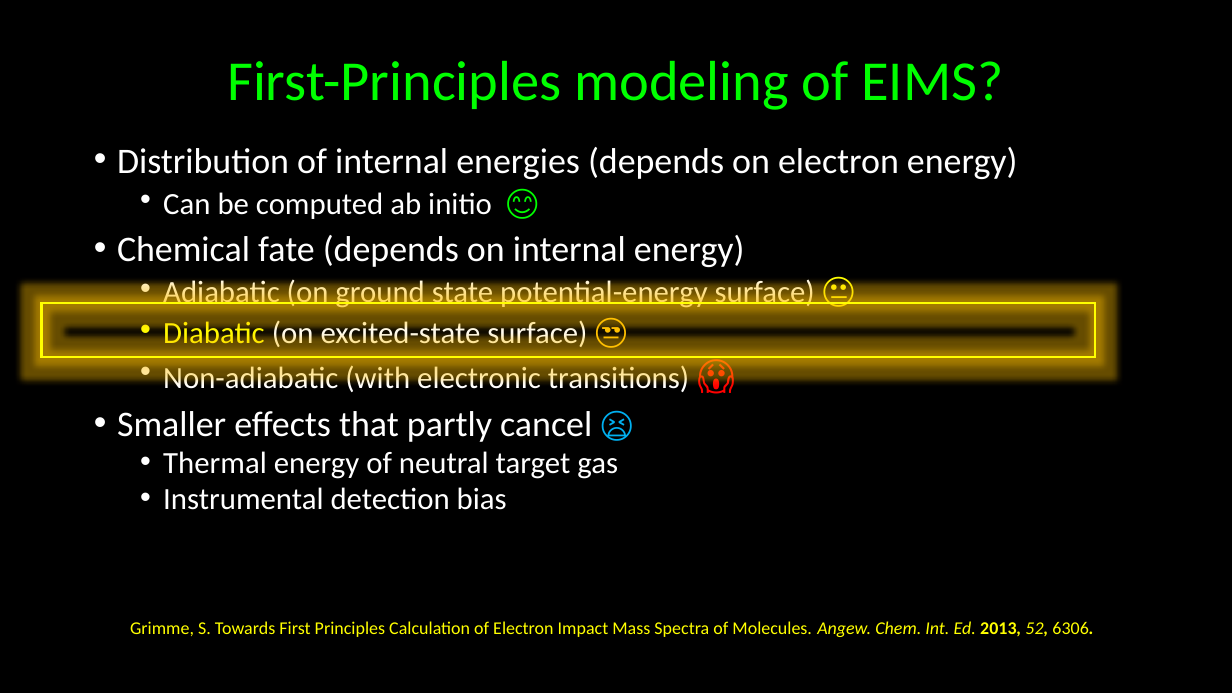
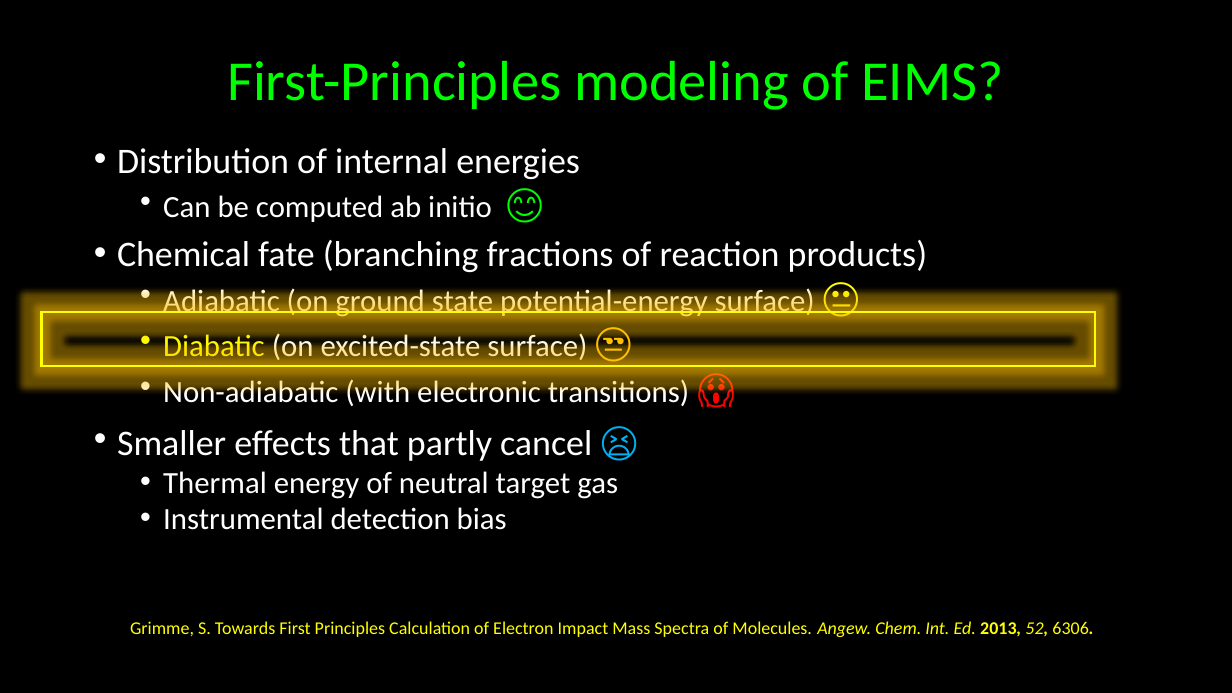
Before and after one commit to kkinist/ACS_Boston_2018, a slide deck: slide 18 of ACS_Boston_2018_Irikura.pptx. Drawn at 1232x693 pixels with LibreOffice and Linux fonts; fonts in the diff are those of the drawing. Boxes give left, top, right and bottom in pixels: in the first picture for what was removed or moved away, otherwise in the second. Text is boxed around its words. In the diff, an @@ line names an element or a change of style, - is before the commit and + after.

```diff
--- a/ACS_Boston_2018_Irikura.pptx
+++ b/ACS_Boston_2018_Irikura.pptx
@@ text at [117,148,580,179]: text changed @@
-• Distribution of internal energies (depends on electron energy)
+• Distribution of internal energies
@@ text at [117,195,815,461]: size 28 to 32 pt in "😊", "😐", "😒", "😫" @@
@@ text at [117,240,927,272]: text changed @@
-• Chemical fate (depends on internal energy)
+• Chemical fate (branching fractions of reaction products)
@@ rectangle: place and size @@
-rectangle at [42,303,1095,358]
+rectangle at [42,312,1095,367]
```
Also in this commit, not shown: 8 other slides changed, 1 slide added, 1 other file.
